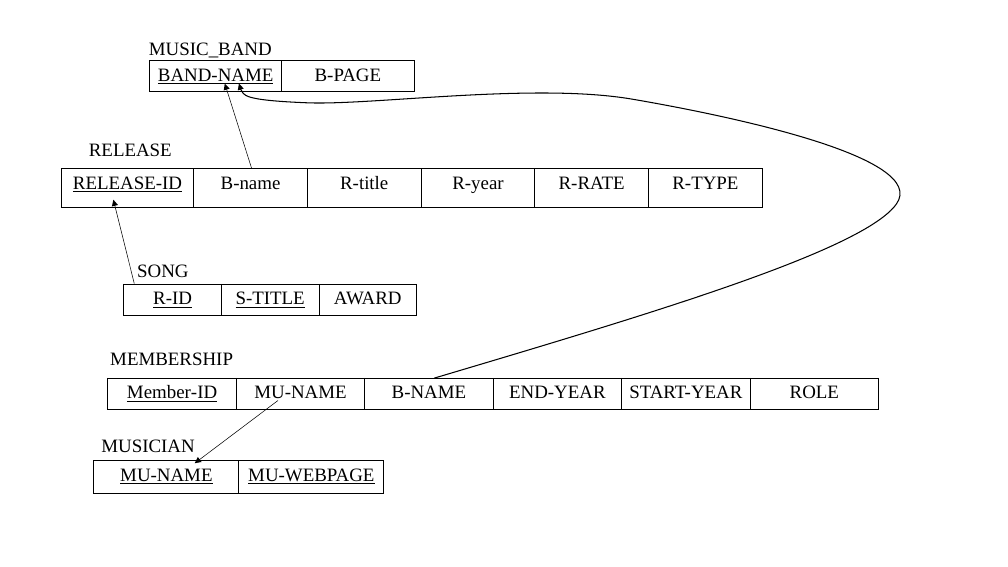
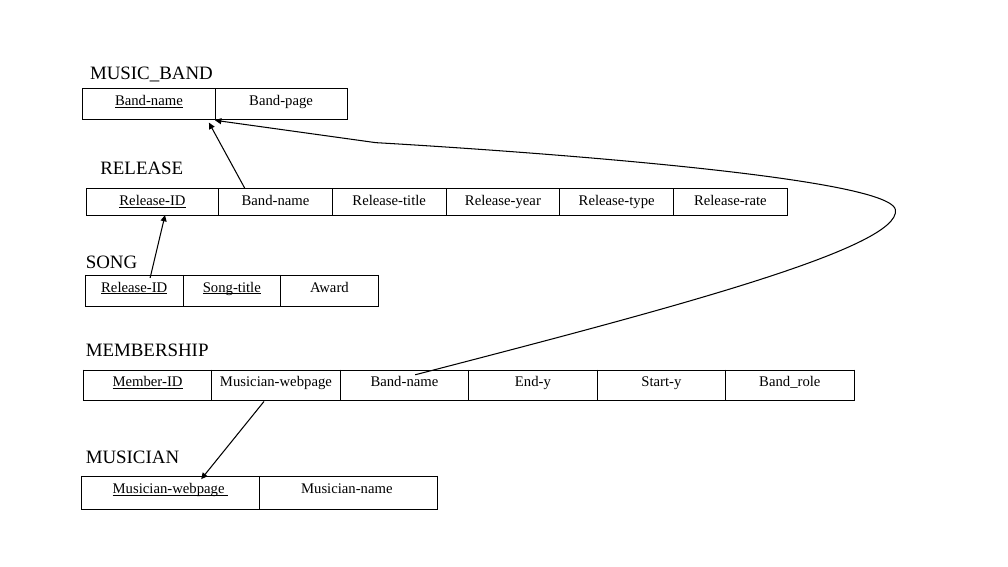
Before and after one commit to EllisonZhang/Coursework, a slide deck: slide 1 of figure.pptx. Drawn at 1008x567 pixels with LibreOffice and Linux fonts; fonts in the diff are those of the drawing. Boxes give left, top, right and bottom in pixels: in the first picture for what was removed or moved away, otherwise in the second. Text is boxed around its words. In the diff, an @@ line names an element or a change of style, - is before the commit and + after.

```diff
--- a/figure.pptx
+++ b/figure.pptx
@@ text "MUSIC_BAND" moved from (x1=149, y1=42, x2=272, y2=58) to (x1=90, y1=66, x2=213, y2=82) @@
@@ table at (x1=83, y1=88, x2=348, y2=119) @@
-row 1, column 1: BAND-NAME
+row 1, column 1: Band-name
-row 1, column 2: B-PAGE
+row 1, column 2: Band-page
@@ table moved from (x1=150, y1=60, x2=414, y2=91) to (x1=83, y1=88, x2=348, y2=119) @@
@@ arrow removed from (252, 169) to (225, 84) @@
@@ freeform shape added at (x1=209, y1=123, x2=245, y2=188), outline #000000 1 pt @@
@@ freeform shape resized from (x1=239, y1=84, x2=901, y2=379) to (x1=216, y1=120, x2=896, y2=375) @@
@@ text "RELEASE" moved from (x1=89, y1=143, x2=172, y2=157) to (x1=100, y1=161, x2=183, y2=174) @@
@@ table at (x1=86, y1=188, x2=786, y2=216) @@
-row 1: RELEASE-ID | B-name | R-title | R-year | R-RATE | R-TYPE
+row 1: Release-ID | Band-name | Release-title | Release-year | Release-type | Release-rate
@@ table resized from (x1=61, y1=169, x2=761, y2=208) to (x1=86, y1=188, x2=786, y2=216) @@
@@ arrow removed from (135, 284) to (113, 200) @@
@@ freeform shape added at (x1=150, y1=216, x2=166, y2=278), outline #000000 1 pt @@
@@ text "SONG" moved from (x1=137, y1=264, x2=188, y2=278) to (x1=86, y1=255, x2=137, y2=269) @@
@@ table at (x1=85, y1=275, x2=378, y2=306) @@
-row 1: R-ID | S-TITLE | AWARD
+row 1: Release-ID | Song-title | Award
@@ table moved from (x1=124, y1=284, x2=417, y2=315) to (x1=85, y1=275, x2=378, y2=306) @@
@@ text "MEMBERSHIP" moved from (x1=110, y1=352, x2=233, y2=365) to (x1=86, y1=343, x2=209, y2=357) @@
@@ table moved from (x1=108, y1=378, x2=879, y2=409) to (x1=83, y1=370, x2=854, y2=401) @@
@@ table at (x1=83, y1=370, x2=854, y2=401) @@
-row 1: Member-ID | MU-NAME | B-NAME | END-YEAR | START-YEAR | ROLE
+row 1: Member-ID | Musician-webpage | Band-name | End-y | Start-y | Band_role
@@ size 18 to 14 pt in "Member-ID" @@
@@ arrow removed from (278, 401) to (195, 464) @@
@@ freeform shape added at (x1=201, y1=402, x2=264, y2=479), outline #000000 1 pt @@
@@ text "MUSICIAN" moved from (x1=101, y1=439, x2=194, y2=453) to (x1=86, y1=450, x2=179, y2=464) @@
@@ table at (x1=82, y1=476, x2=439, y2=510) @@
-row 1, column 1: MU-NAME
+row 1, column 1: Musician-webpage
-row 1, column 2: MU-WEBPAGE
+row 1, column 2: Musician-name
@@ table resized from (x1=94, y1=461, x2=384, y2=494) to (x1=82, y1=476, x2=439, y2=510) @@
```
Also in this commit, not shown: 9 slides added, 1 slide removed, 10 other files.
